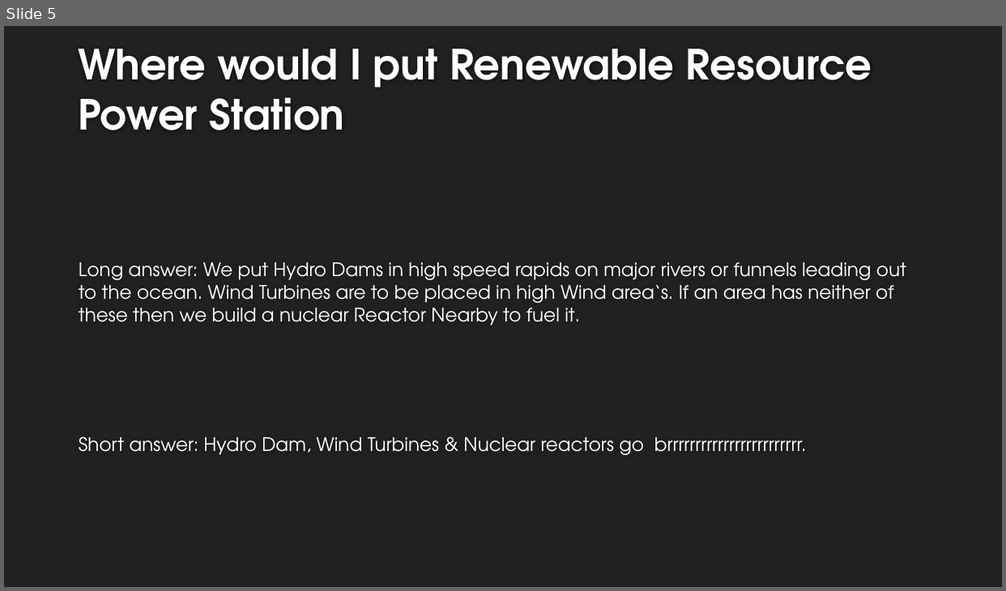
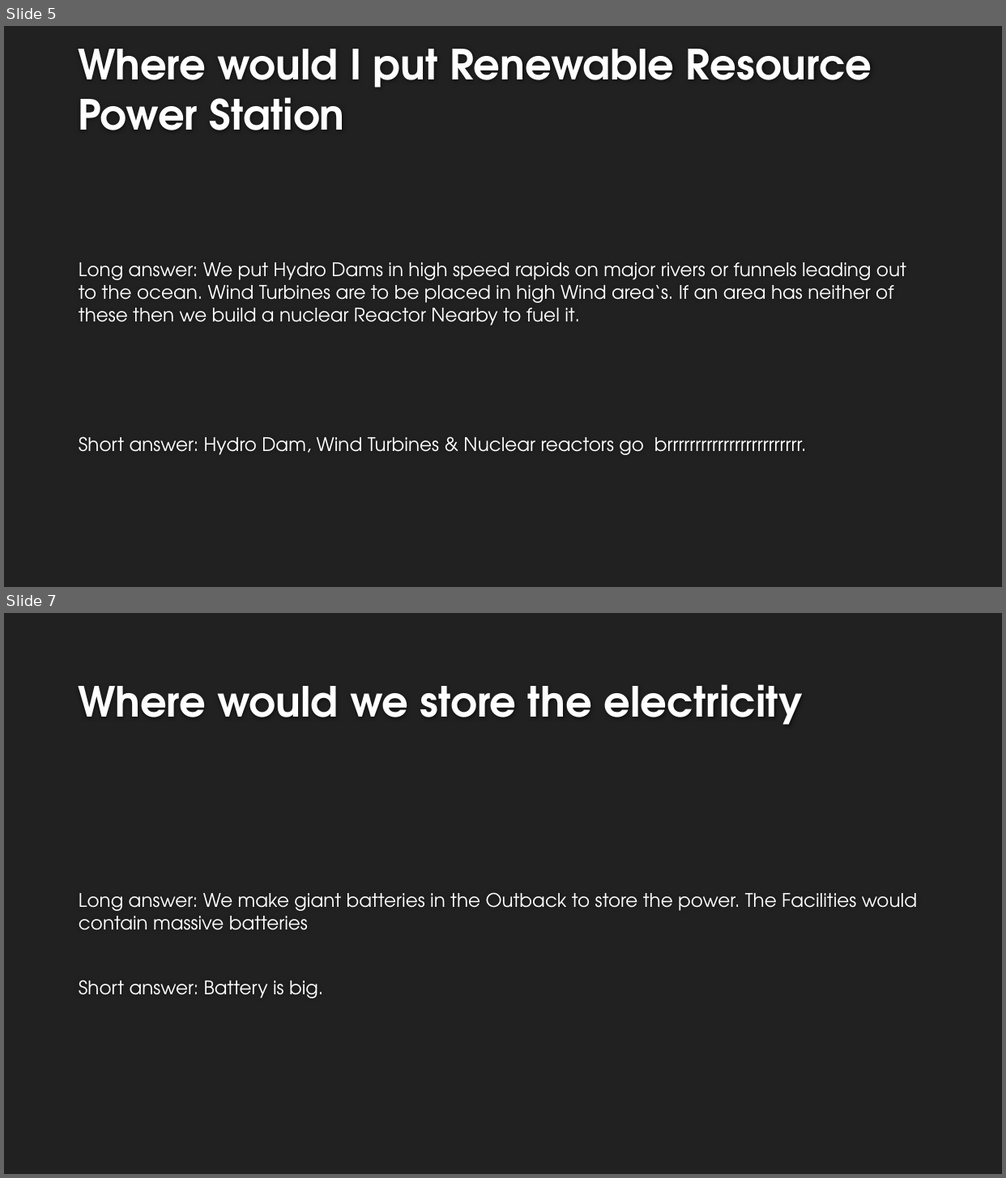
Before and after one commit to ScienceAssignment/ScienceAssignment.github.io, a slide deck: PowerPoint/BackgroundPowerPoint.pptx. Shown one above the other, each under a label of ours: slide 5 before the commit, slides 5 and 7 after it; the slides between them are not shown. The pictures are 1006x591 and 1006x1178 pixels, drawn with LibreOffice and Linux fonts; fonts in the diff are those of the drawing; background and template pictures are left out. Boxes give left, top, right and bottom in pixels: in the first picture for what was removed or moved away, otherwise in the second. Text is boxed around its words. In the diff, an @@ line names an element or a change of style, - is before the commit and + after.

```diff
--- a/PowerPoint/BackgroundPowerPoint.pptx
+++ b/PowerPoint/BackgroundPowerPoint.pptx
@@ slide 7 added at (x1=4, y1=613, x2=1002, y2=1174), background #212121 @@
@@ title added at (x1=78, y1=684, x2=803, y2=725), 40 pt, text #FEFEFE, bold @@
+Where would we store the electricity
@@ text added at (x1=79, y1=892, x2=917, y2=999), 18 pt, text #FFFFFF @@
+Long answer: We make giant batteries in the Outback to store the power. The Facilities would contain massive batteries
+Short answer: Battery is big.
```
Also in this commit, not shown: 1 slide changed, 4 other slides added, 1 other file.
